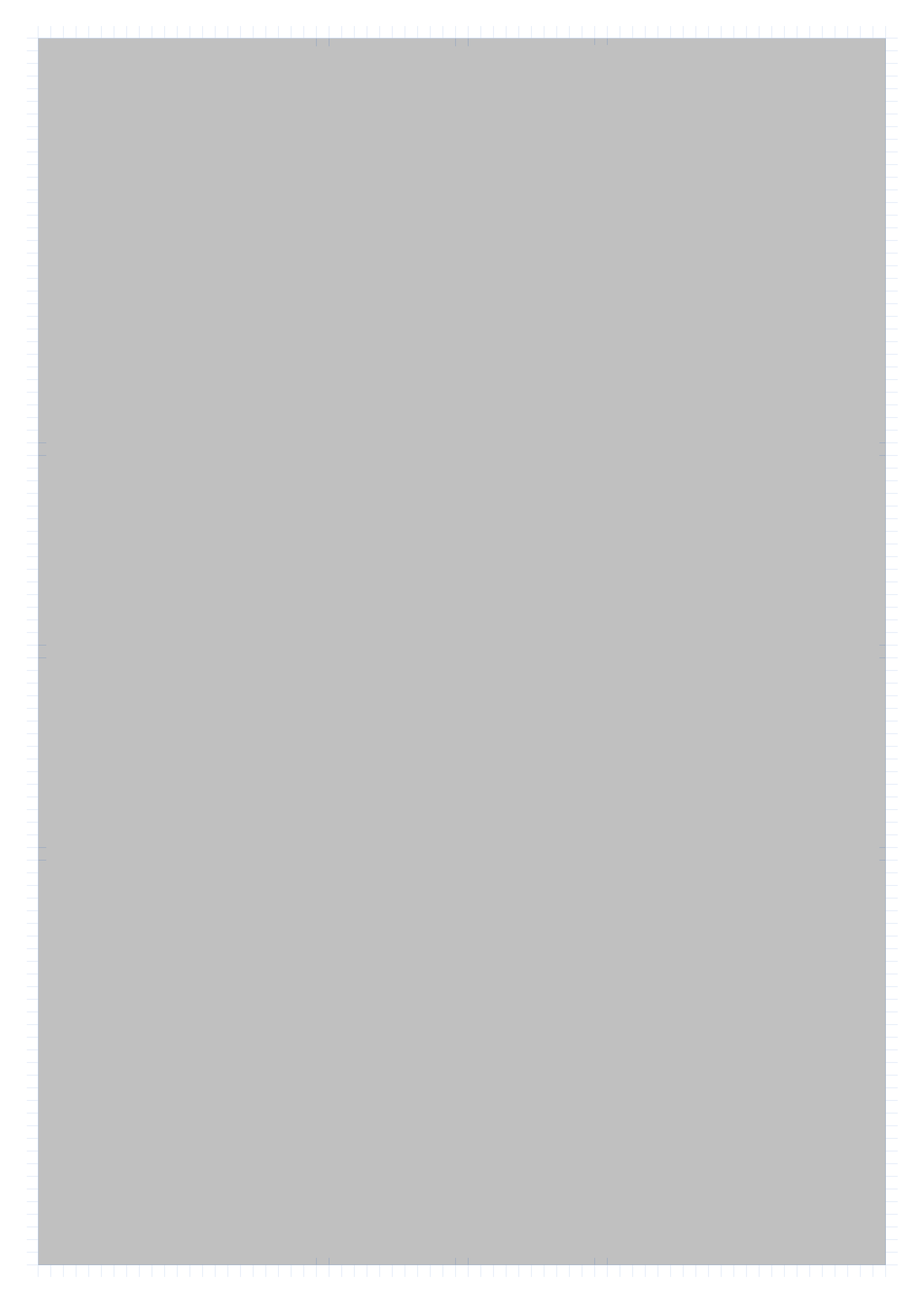
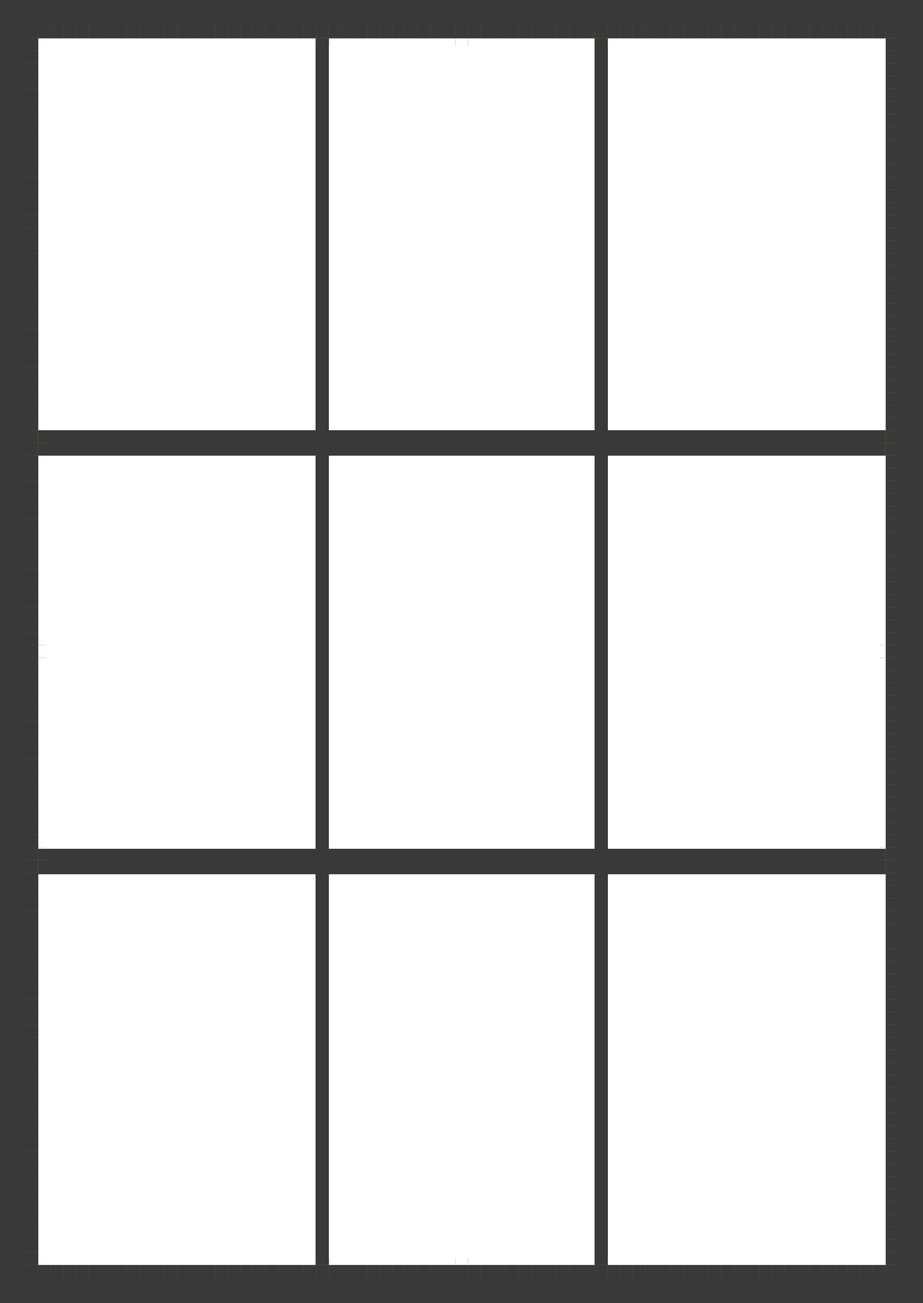
The second 923 x 1303 image is a revision of the first. Changes to its layers:
"grid": blend normal → difference, painted on it over [0, 0, 923, 1303]
renamed "bg" to "background", painted on it over [0, 0, 923, 1303]
